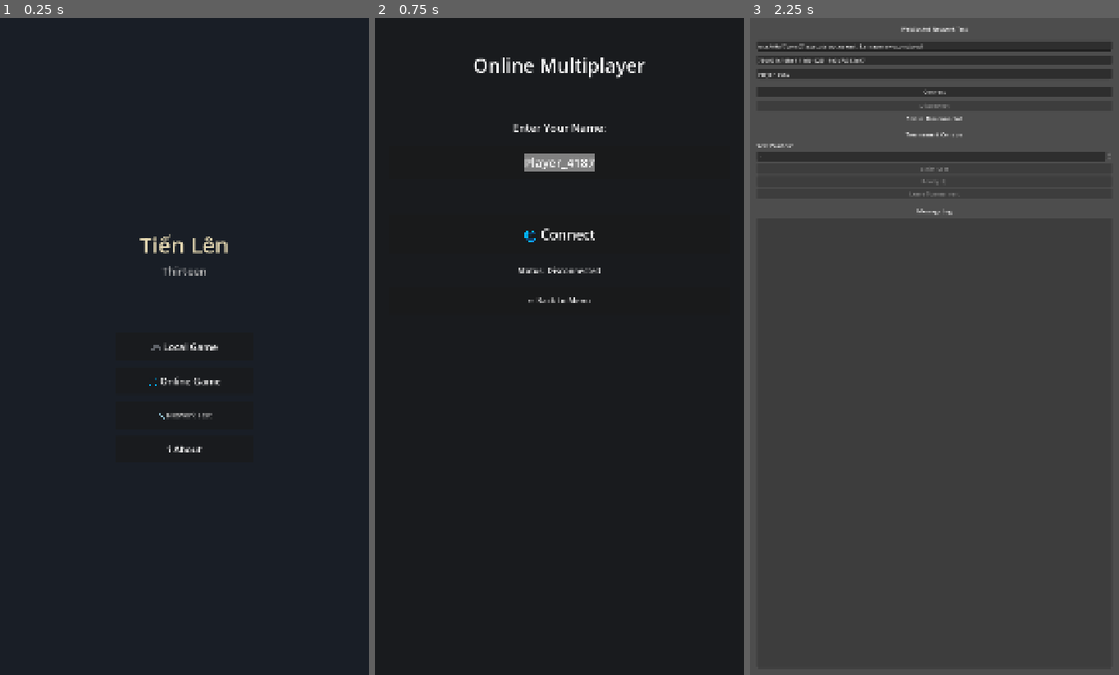
Above: before the commit, frames 1-3 (left to right).
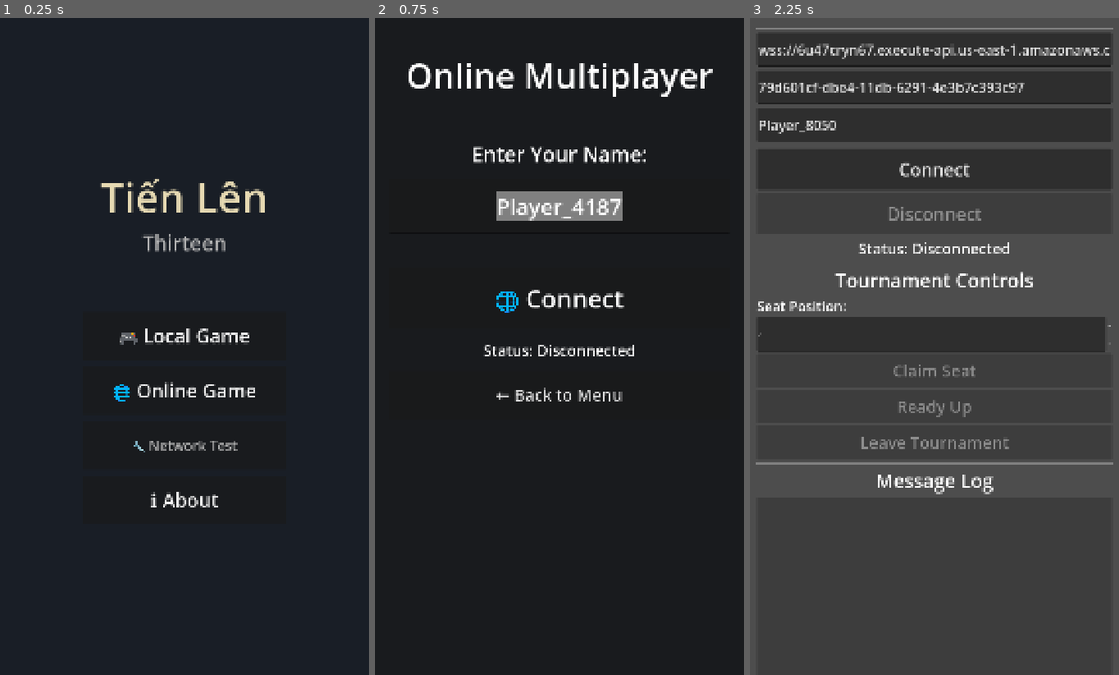
Above: after the commit, the same moments.

Repository: binhrobles/thirteen
Game: Godot game, scene res://scenes/main_menu.tscn
The game is run twice, just before and just after one commit, with the same random seed, the same clock (stepped at 60 frames per second) and the same inputs.
Inputs:
- Up to frame 1 (0.25 s): no input
- Up to frame 2 (0.75 s): click "🌐 Online Game" at 0.5 s
- Up to frame 3 (2.25 s): click "← Back to Menu" at 1.25 s; click "🔧 Network Test" at 2 s

The runs differ from the first frame. In frame 1, 2.9% of the frame differs, in the area x 27-72%, y 24-75%; in frame 2, 5.9%; in frame 3, 14%, in the area x 1-99%, y 1-73%.

Commit message:
Scale up all UI elements for mobile-first design
Increased font sizes and button heights across all scenes to be readable
and tappable on mobile devices:

Main Menu:
- Title: 64 → 120, Subtitle: 32 → 60
- Buttons: 28 → 56 font, 80 → 140 height, 400 → 600 width
- About panel: 36 → 72 title, 20 → 40 body, 60 → 120 button height

Online Lobby:
- Title: 56 → 100, Labels: 32 → 60, Status: 28 → 52
- Input: 36 → 64 font, 100 → 160 height
- Buttons: 40/36/24 → 72/64/48, heights 120/100/80 → 180/160/140
- Seat buttons: 80 → 140 height, 52 font size
- Bot buttons: 200 → 350 width, 48 font size

Network Test:
- Title: 72, inputs: 40 font/100 height
- All buttons: 48-52 font, 100-120 height
- Message log: 36 font

Networked Game:
- Buttons: 56 font, 140 height
- Status label: 48 font

All text and interactive elements now properly sized for thumb navigation
on mobile devices.

Co-Authored-By: Claude Sonnet 4.5 <noreply@anthropic.com>

Diff:
--- a/scenes/main_menu.tscn
+++ b/scenes/main_menu.tscn
@@ -39,14 +39,14 @@
 [node name="MainTitle" type="Label" parent="CenterContainer/VBoxContainer/TitleContainer"]
 layout_mode = 2
 theme_override_colors/font_color = Color(0.9, 0.85, 0.7, 1)
-theme_override_font_sizes/font_size = 64
+theme_override_font_sizes/font_size = 120
 text = "Tiến Lên"
 horizontal_alignment = 1
 
 [node name="Subtitle" type="Label" parent="CenterContainer/VBoxContainer/TitleContainer"]
 layout_mode = 2
 theme_override_colors/font_color = Color(0.7, 0.7, 0.7, 1)
-theme_override_font_sizes/font_size = 32
+theme_override_font_sizes/font_size = 60
 text = "Thirteen"
 horizontal_alignment = 1
 
@@ -59,31 +59,31 @@
 theme_override_constants/separation = 20
 
 [node name="LocalGameButton" type="Button" parent="CenterContainer/VBoxContainer/MenuButtons"]
-custom_minimum_size = Vector2(400, 80)
+custom_minimum_size = Vector2(600, 140)
 layout_mode = 2
 theme_override_colors/font_color = Color(0.95, 0.95, 0.95, 1)
-theme_override_font_sizes/font_size = 28
+theme_override_font_sizes/font_size = 56
 text = "🎮 Local Game"
 
 [node name="OnlineGameButton" type="Button" parent="CenterContainer/VBoxContainer/MenuButtons"]
-custom_minimum_size = Vector2(400, 80)
+custom_minimum_size = Vector2(600, 140)
 layout_mode = 2
 theme_override_colors/font_color = Color(0.95, 0.95, 0.95, 1)
-theme_override_font_sizes/font_size = 28
+theme_override_font_sizes/font_size = 56
 text = "🌐 Online Game"
 
 [node name="NetworkTestButton" type="Button" parent="CenterContainer/VBoxContainer/MenuButtons"]
-custom_minimum_size = Vector2(400, 80)
+custom_minimum_size = Vector2(600, 140)
 layout_mode = 2
 theme_override_colors/font_color = Color(0.7, 0.7, 0.7, 1)
-theme_override_font_sizes/font_size = 20
+theme_override_font_sizes/font_size = 40
 text = "🔧 Network Test"
 
 [node name="AboutButton" type="Button" parent="CenterContainer/VBoxContainer/MenuButtons"]
-custom_minimum_size = Vector2(400, 80)
+custom_minimum_size = Vector2(600, 140)
 layout_mode = 2
 theme_override_colors/font_color = Color(0.95, 0.95, 0.95, 1)
-theme_override_font_sizes/font_size = 28
+theme_override_font_sizes/font_size = 56
 text = "ℹ️ About"
 
 [node name="AboutPanel" type="Panel" parent="."]
@@ -119,14 +119,14 @@
 
 [node name="AboutTitle" type="Label" parent="AboutPanel/MarginContainer/VBoxContainer"]
 layout_mode = 2
-theme_override_font_sizes/font_size = 36
+theme_override_font_sizes/font_size = 72
 text = "About Tiến Lên"
 horizontal_alignment = 1
 
 [node name="Description" type="RichTextLabel" parent="AboutPanel/MarginContainer/VBoxContainer"]
 layout_mode = 2
 size_flags_vertical = 3
-theme_override_font_sizes/normal_font_size = 20
+theme_override_font_sizes/normal_font_size = 40
 bbcode_enabled = true
 text = "[center]A Vietnamese shedding-type card game, also known as Thirteen or Vietnamese Poker.
 
@@ -144,13 +144,13 @@
 scroll_active = false
 
 [node name="GitHubButton" type="Button" parent="AboutPanel/MarginContainer/VBoxContainer"]
-custom_minimum_size = Vector2(0, 60)
+custom_minimum_size = Vector2(0, 120)
 layout_mode = 2
-theme_override_font_sizes/font_size = 24
+theme_override_font_sizes/font_size = 48
 text = "📂 View on GitHub"
 
 [node name="CloseButton" type="Button" parent="AboutPanel/MarginContainer/VBoxContainer"]
-custom_minimum_size = Vector2(0, 60)
+custom_minimum_size = Vector2(0, 120)
 layout_mode = 2
-theme_override_font_sizes/font_size = 24
+theme_override_font_sizes/font_size = 48
 text = "Close"
--- a/scenes/network_test.tscn
+++ b/scenes/network_test.tscn
@@ -26,6 +26,7 @@
 
 [node name="Title" type="Label" parent="VBoxContainer"]
 layout_mode = 2
+theme_override_font_sizes/font_size = 72
 text = "WebSocket Network Test"
 horizontal_alignment = 1
 vertical_alignment = 1
@@ -36,14 +37,20 @@
 
 [node name="ServerURLInput" type="LineEdit" parent="VBoxContainer"]
 layout_mode = 2
+custom_minimum_size = Vector2(0, 100)
+theme_override_font_sizes/font_size = 40
 placeholder_text = "WebSocket URL (e.g., ws://localhost:3001)"
 
 [node name="PlayerIDInput" type="LineEdit" parent="VBoxContainer"]
 layout_mode = 2
+custom_minimum_size = Vector2(0, 100)
+theme_override_font_sizes/font_size = 40
 placeholder_text = "Player ID (UUID)"
 
 [node name="PlayerNameInput" type="LineEdit" parent="VBoxContainer"]
 layout_mode = 2
+custom_minimum_size = Vector2(0, 100)
+theme_override_font_sizes/font_size = 40
 placeholder_text = "Player Name"
 
 [node name="HBoxContainer" type="HBoxContainer" parent="VBoxContainer"]
@@ -51,14 +58,19 @@
 
 [node name="ConnectButton" type="Button" parent="VBoxContainer"]
 layout_mode = 2
+custom_minimum_size = Vector2(0, 120)
+theme_override_font_sizes/font_size = 52
 text = "Connect"
 
 [node name="DisconnectButton" type="Button" parent="VBoxContainer"]
 layout_mode = 2
+custom_minimum_size = Vector2(0, 120)
+theme_override_font_sizes/font_size = 52
 text = "Disconnect"
 
 [node name="StatusLabel" type="Label" parent="VBoxContainer"]
 layout_mode = 2
+theme_override_font_sizes/font_size = 44
 text = "Status: Disconnected"
 horizontal_alignment = 1
 
@@ -67,6 +79,7 @@
 
 [node name="TournamentLabel" type="Label" parent="VBoxContainer"]
 layout_mode = 2
+theme_override_font_sizes/font_size = 56
 text = "Tournament Controls"
 horizontal_alignment = 1
 
@@ -79,10 +92,12 @@
 
 [node name="Label" type="Label" parent="VBoxContainer/TournamentControls/HBoxContainer"]
 layout_mode = 2
+theme_override_font_sizes/font_size = 40
 text = "Seat Position:"
 
 [node name="SeatPositionInput" type="SpinBox" parent="VBoxContainer/TournamentControls"]
 layout_mode = 2
+custom_minimum_size = Vector2(0, 100)
 min_value = -1.0
 max_value = 3.0
 value = -1.0
@@ -91,14 +106,20 @@
 
 [node name="ClaimSeatButton" type="Button" parent="VBoxContainer/TournamentControls"]
 layout_mode = 2
+custom_minimum_size = Vector2(0, 100)
+theme_override_font_sizes/font_size = 48
 text = "Claim Seat"
 
 [node name="ReadyButton" type="Button" parent="VBoxContainer/TournamentControls"]
 layout_mode = 2
+custom_minimum_size = Vector2(0, 100)
+theme_override_font_sizes/font_size = 48
 text = "Ready Up"
 
 [node name="LeaveButton" type="Button" parent="VBoxContainer/TournamentControls"]
 layout_mode = 2
+custom_minimum_size = Vector2(0, 100)
+theme_override_font_sizes/font_size = 48
 text = "Leave Tournament"
 
 [node name="HSeparator3" type="HSeparator" parent="VBoxContainer"]
@@ -106,6 +127,7 @@
 
 [node name="MessageLogLabel" type="Label" parent="VBoxContainer"]
 layout_mode = 2
+theme_override_font_sizes/font_size = 56
 text = "Message Log"
 horizontal_alignment = 1
 
@@ -113,5 +135,6 @@
 custom_minimum_size = Vector2(0, 600)
 layout_mode = 2
 size_flags_vertical = 3
+theme_override_font_sizes/font_size = 36
 editable = false
 wrap_mode = 1
--- a/scenes/networked_game.tscn
+++ b/scenes/networked_game.tscn
@@ -13,12 +13,17 @@
 
 [node name="PlayButton" type="Button" parent="."]
 layout_mode = 0
+custom_minimum_size = Vector2(250, 140)
+theme_override_font_sizes/font_size = 56
 text = "Play"
 
 [node name="PassButton" type="Button" parent="."]
 layout_mode = 0
+custom_minimum_size = Vector2(250, 140)
+theme_override_font_sizes/font_size = 56
 text = "Pass"
 
 [node name="StatusLabel" type="Label" parent="."]
 layout_mode = 0
+theme_override_font_sizes/font_size = 48
 text = "Connecting..."
--- a/scenes/online_lobby.tscn
+++ b/scenes/online_lobby.tscn
@@ -46,7 +46,7 @@
 
 [node name="Title" type="Label" parent="ConnectionPanel/MarginContainer/VBoxContainer"]
 layout_mode = 2
-theme_override_font_sizes/font_size = 56
+theme_override_font_sizes/font_size = 100
 text = "Online Multiplayer"
 horizontal_alignment = 1
 
@@ -56,14 +56,14 @@
 
 [node name="NameLabel" type="Label" parent="ConnectionPanel/MarginContainer/VBoxContainer"]
 layout_mode = 2
-theme_override_font_sizes/font_size = 32
+theme_override_font_sizes/font_size = 60
 text = "Enter Your Name:"
 horizontal_alignment = 1
 
 [node name="PlayerNameInput" type="LineEdit" parent="ConnectionPanel/MarginContainer/VBoxContainer"]
-custom_minimum_size = Vector2(0, 100)
+custom_minimum_size = Vector2(0, 160)
 layout_mode = 2
-theme_override_font_sizes/font_size = 36
+theme_override_font_sizes/font_size = 64
 alignment = 1
 placeholder_text = "Your Name"
 
@@ -72,22 +72,22 @@
 layout_mode = 2
 
 [node name="ConnectButton" type="Button" parent="ConnectionPanel/MarginContainer/VBoxContainer"]
-custom_minimum_size = Vector2(0, 120)
+custom_minimum_size = Vector2(0, 180)
 layout_mode = 2
 theme_override_colors/font_color = Color(1, 1, 1, 1)
-theme_override_font_sizes/font_size = 40
+theme_override_font_sizes/font_size = 72
 text = "🌐 Connect"
 
 [node name="StatusLabel" type="Label" parent="ConnectionPanel/MarginContainer/VBoxContainer"]
 layout_mode = 2
-theme_override_font_sizes/font_size = 24
+theme_override_font_sizes/font_size = 44
 text = "Status: Disconnected"
 horizontal_alignment = 1
 
 [node name="BackButton" type="Button" parent="ConnectionPanel/MarginContainer/VBoxContainer"]
-custom_minimum_size = Vector2(0, 80)
+custom_minimum_size = Vector2(0, 140)
 layout_mode = 2
-theme_override_font_sizes/font_size = 24
+theme_override_font_sizes/font_size = 48
 text = "← Back to Menu"
 
 [node name="LobbyPanel" type="Panel" parent="."]
@@ -117,13 +117,13 @@
 
 [node name="LobbyTitle" type="Label" parent="LobbyPanel/MarginContainer/VBoxContainer"]
 layout_mode = 2
-theme_override_font_sizes/font_size = 48
+theme_override_font_sizes/font_size = 88
 text = "Tournament Lobby"
 horizontal_alignment = 1
 
 [node name="LobbyStatusLabel" type="Label" parent="LobbyPanel/MarginContainer/VBoxContainer"]
 layout_mode = 2
-theme_override_font_sizes/font_size = 28
+theme_override_font_sizes/font_size = 52
 text = "Waiting for players..."
 horizontal_alignment = 1
 
@@ -132,7 +132,7 @@
 
 [node name="SeatsLabel" type="Label" parent="LobbyPanel/MarginContainer/VBoxContainer"]
 layout_mode = 2
-theme_override_font_sizes/font_size = 32
+theme_override_font_sizes/font_size = 60
 text = "Select Your Seat:"
 horizontal_alignment = 1
 
@@ -144,16 +144,16 @@
 layout_mode = 2
 
 [node name="ReadyButton" type="Button" parent="LobbyPanel/MarginContainer/VBoxContainer"]
-custom_minimum_size = Vector2(0, 100)
+custom_minimum_size = Vector2(0, 160)
 layout_mode = 2
 theme_override_colors/font_color = Color(1, 1, 1, 1)
-theme_override_font_sizes/font_size = 36
+theme_override_font_sizes/font_size = 64
 text = "✓ Ready to Play"
 
 [node name="LeaveButton" type="Button" parent="LobbyPanel/MarginContainer/VBoxContainer"]
-custom_minimum_size = Vector2(0, 80)
+custom_minimum_size = Vector2(0, 140)
 layout_mode = 2
-theme_override_font_sizes/font_size = 24
+theme_override_font_sizes/font_size = 48
 text = "Leave Tournament"
 
 [node name="LoadingPanel" type="Panel" parent="."]
@@ -179,12 +179,12 @@
 
 [node name="LoadingLabel" type="Label" parent="LoadingPanel/CenterContainer/VBoxContainer"]
 layout_mode = 2
-theme_override_font_sizes/font_size = 48
+theme_override_font_sizes/font_size = 88
 text = "Loading tournament..."
 horizontal_alignment = 1
 
 [node name="Spinner" type="Label" parent="LoadingPanel/CenterContainer/VBoxContainer"]
 layout_mode = 2
-theme_override_font_sizes/font_size = 72
+theme_override_font_sizes/font_size = 128
 text = "⟳"
 horizontal_alignment = 1
--- a/scripts/online_lobby.gd
+++ b/scripts/online_lobby.gd
@@ -68,22 +68,24 @@
 	for i in range(4):
 		# Create horizontal container for seat row
 		var row = HBoxContainer.new()
-		row.set("theme_override_constants/separation", 20)
+		row.set("theme_override_constants/separation", 30)
 		seats_container.add_child(row)
 
 		# Main seat button (claim or show player info)
 		var seat_button = Button.new()
-		seat_button.custom_minimum_size = Vector2(0, 80)
+		seat_button.custom_minimum_size = Vector2(0, 140)
 		seat_button.size_flags_horizontal = Control.SIZE_EXPAND_FILL
 		seat_button.text = "Seat %d: Empty" % i
+		seat_button.set("theme_override_font_sizes/font_size", 52)
 		seat_button.pressed.connect(_on_seat_button_pressed.bind(i))
 		row.add_child(seat_button)
 		seat_buttons.append(seat_button)
 
 		# Bot management button (Add Bot / Kick Bot)
 		var bot_button = Button.new()
-		bot_button.custom_minimum_size = Vector2(200, 80)
+		bot_button.custom_minimum_size = Vector2(350, 140)
 		bot_button.text = "+ Add Bot"
+		bot_button.set("theme_override_font_sizes/font_size", 48)
 		bot_button.pressed.connect(_on_bot_button_pressed.bind(i))
 		row.add_child(bot_button)
 		bot_buttons.append(bot_button)
